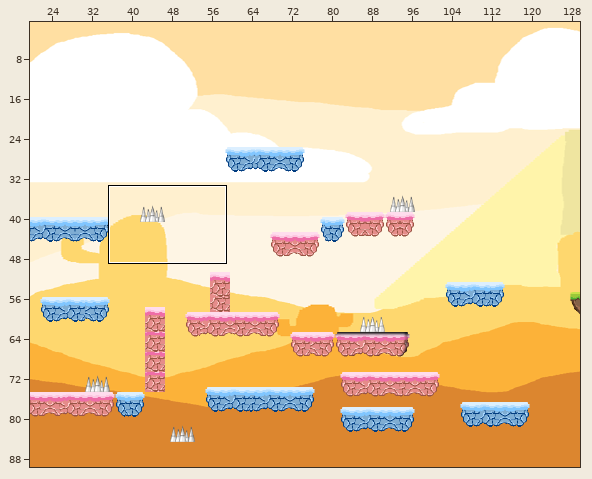
Two versions of a level (Tiled map, project3/core/assets/Map/level3.tmx). The picture above shows the old version from afar; the outline marks the close-up.
Close-up. First the earlier version:
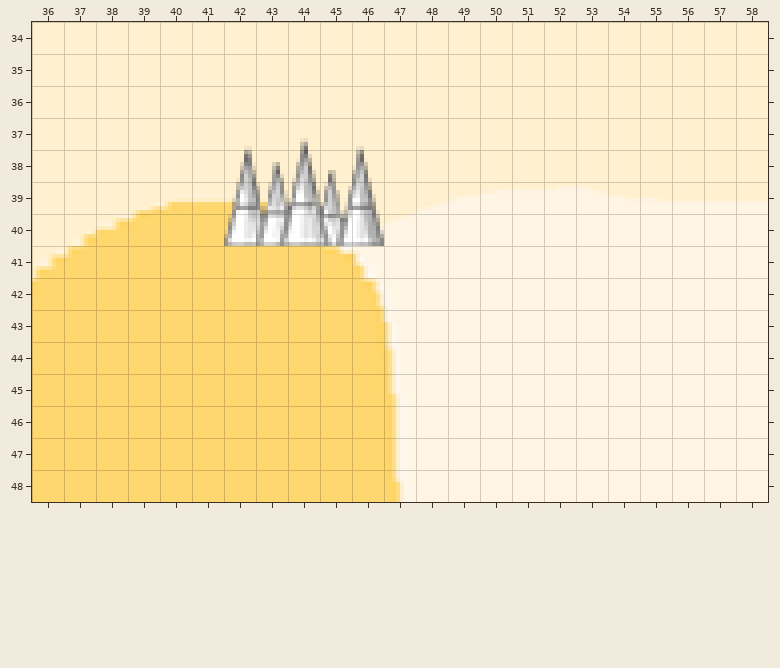
Cells are 8x8 px. Shown: x 36..58, y 34..48. The commit also changed other parts of the map, which this record leaves out.
The result:
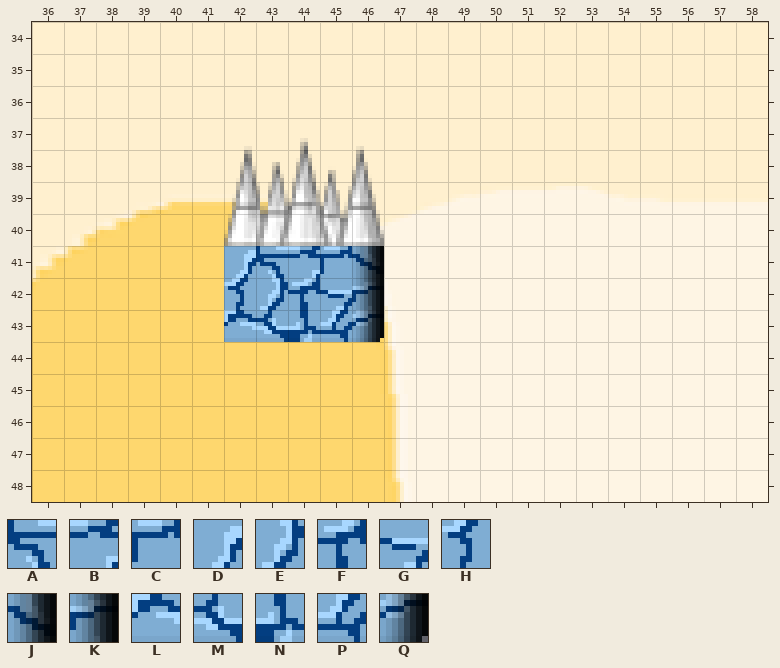
Key: from "23718407_1777759465866660_8867": A 371, B 372, C 373, D 375, E 421, F 422, G 423, H 425; from "ghost": J 389, K 439, L 485, M 486, N 487, P 488, Q 489.
_ is an empty cell.
What changed:
Layer "graphics_level3":
Tile A is added in row 41 at x 43.
Tile B is added in row 41 at x 44.
Tile C is added in row 41 at x 45.
Tile D is added in row 41 at x 42.
Tile E is added in row 42 at x 43.
Tile F is added in row 42 at x 44.
Tile G is added in row 42 at x 45.
Tile H is added in row 42 at x 42.
Tile J is added in row 41 at x 46.
Tile K is added in row 42 at x 46.
Tile L is added in row 43 at x 42.
Tile M is added in row 43 at x 43.
Tile N is added in row 43 at x 44.
Tile P is added in row 43 at x 45.
Tile Q is added in row 43 at x 46.
